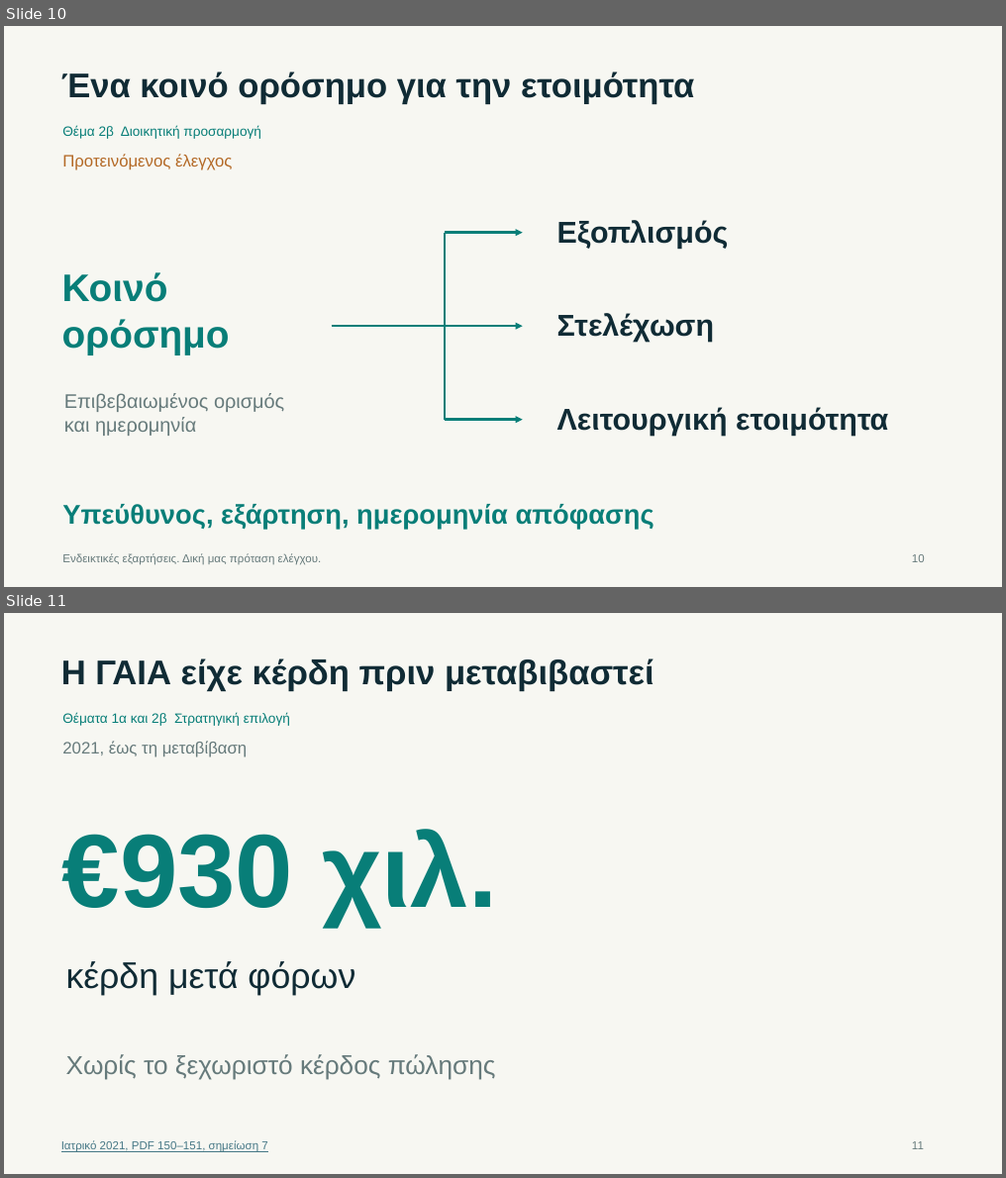
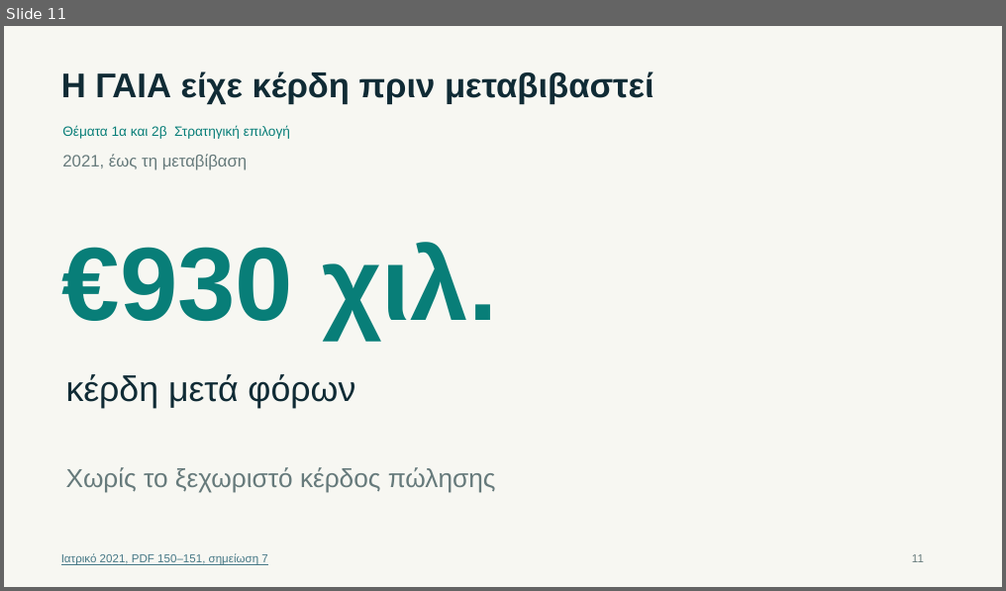
Before and after one commit to jtzach/iatriko-athinon-management, a slide deck: writing/CEO-Ιατρικό-Αθηνών-3-Ευρήματα.pptx. Shown one above the other, each under a label of ours: slides 10 and 11 before the commit, slide 11 after it. The pictures are 1006x1178 and 1006x591 pixels, drawn with LibreOffice and Linux fonts; fonts in the diff are those of the drawing. Boxes give left, top, right and bottom in pixels: in the first picture for what was removed or moved away, otherwise in the second. Text is boxed around its words. In the diff, an @@ line names an element or a change of style, - is before the commit and + after.

```diff
--- a/writing/CEO-Ιατρικό-Αθηνών-3-Ευρήματα.pptx
+++ b/writing/CEO-Ιατρικό-Αθηνών-3-Ευρήματα.pptx
@@ slide 10 removed at <box>4,26,1002,587</box>, background #F7F7F2 @@
@@ text removed at <box>61,72,694,105</box> @@
-Ένα κοινό ορόσημο για την ετοιμότητα
@@ text removed at <box>62,125,261,139</box> @@
-Θέμα 2β Διοικητική προσαρμογή
@@ text removed at <box>62,154,232,171</box> @@
-Προτεινόμενος έλεγχος
@@ line removed from (445, 233) to (445, 420) @@
@@ arrow removed from (445, 233) to (523, 233) @@
@@ text removed at <box>557,220,729,249</box> @@
-Εξοπλισμός
@@ text removed at <box>62,273,230,355</box> @@
-Κοινό
-ορόσημο
@@ text removed at <box>557,313,714,342</box> @@
-Στελέχωση
@@ line removed from (332, 326) to (445, 326) @@
@@ arrow removed from (445, 326) to (523, 326) @@
@@ text removed at <box>64,393,284,436</box> @@
-Επιβεβαιωμένος ορισμός
-και ημερομηνία
@@ text removed at <box>557,407,888,436</box> @@
-Λειτουργική ετοιμότητα
@@ arrow removed from (445, 420) to (523, 420) @@
@@ text removed at <box>62,504,654,529</box> @@
-Υπεύθυνος, εξάρτηση, ημερομηνία απόφασης
@@ text removed at <box>62,554,322,566</box> @@
-Ενδεικτικές εξαρτήσεις. Δική μας πρόταση ελέγχου.
@@ text removed at <box>912,555,925,563</box> @@
-10
```
Also in this commit, not shown: 1 slide changed, 5 slides added, 4 other slides removed, 35 other files.
